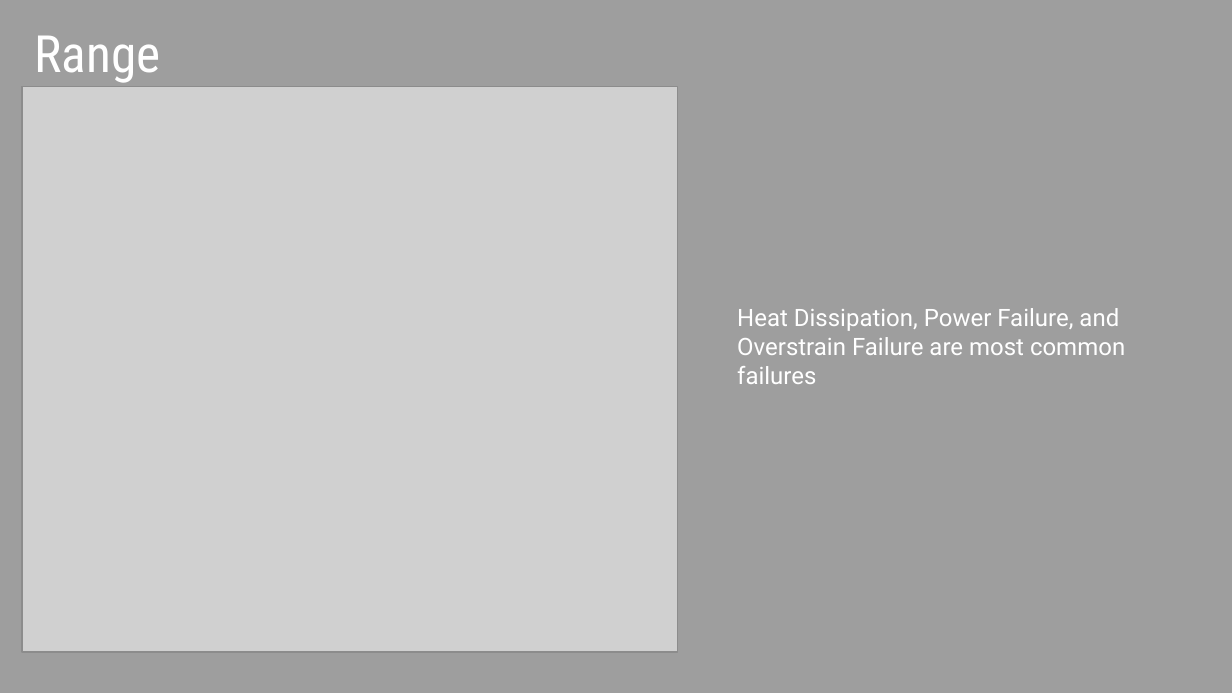
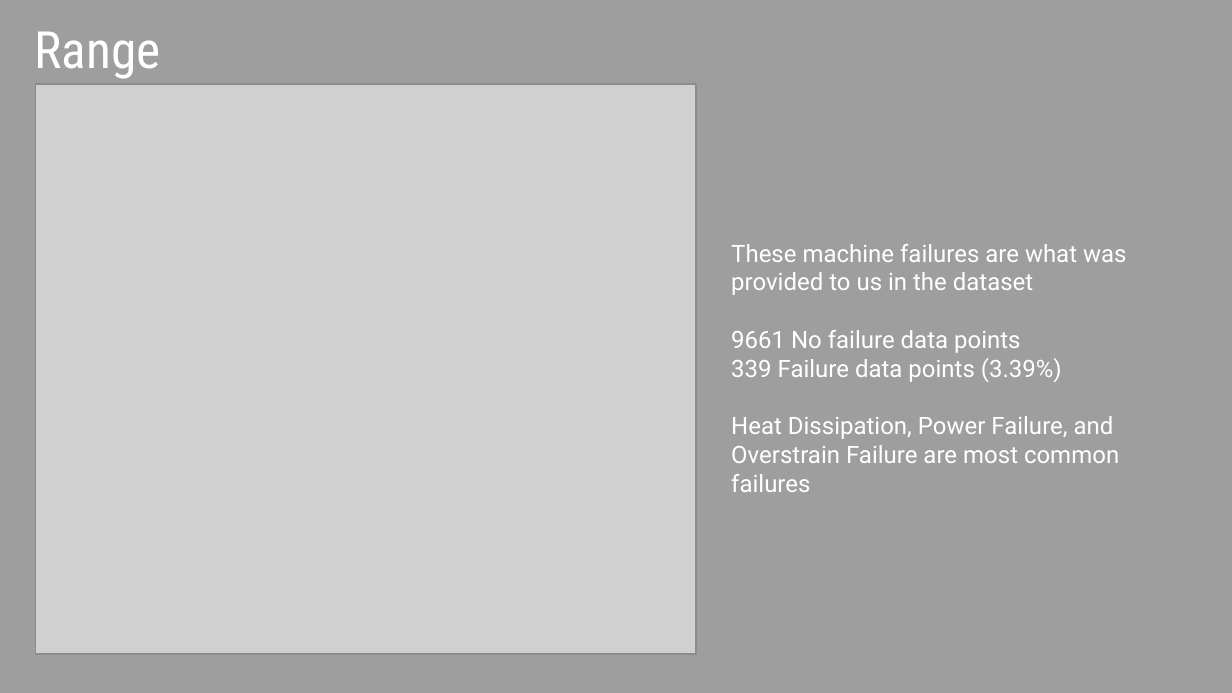
Before and after one commit to tfuger10/Machine-Predictive-Maintenance, a slide deck: slide 5 of Machine-Predictive-Maintenance.pptx. Drawn at 1232x693 pixels with LibreOffice and Linux fonts; fonts in the diff are those of the drawing; grey boxes stand for pictures. Boxes give left, top, right and bottom in pixels: in the first picture for what was removed or moved away, otherwise in the second. Text is boxed around its words. In the diff, an @@ line names an element or a change of style, - is before the commit and + after.

```diff
--- a/Machine-Predictive-Maintenance.pptx
+++ b/Machine-Predictive-Maintenance.pptx
@@ title "Range": place and size @@
-title "Range" at [34,35,160,83]
+title "Range" at [34,31,160,79]
@@ picture: place and size @@
-picture at [22,86,678,652]
+picture at [36,84,696,654]
@@ text "These machine failures are what ...": place and size @@
-text "These machine failures are what ..." at [737,308,1125,384]
+text "These machine failures are what ..." at [731,244,1126,492]
@@ text at [731,244,1126,382]: paragraphs added @@
+These machine failures are what was provided to us in the dataset
+9661 No failure data points
+339 Failure data points (3.39%)
```
Also in this commit, not shown: 4 other slides changed, 2 slides added, 14 other files.
